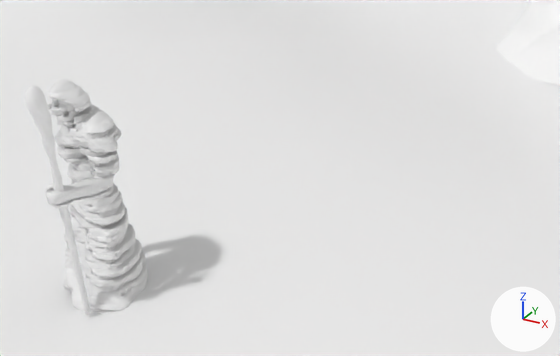
A saved change to the FBX model landing3d/static/3d/land/FooterBG.fbx.
Camera for both pictures: a 50 mm camera at (-0.2246, -1.2181, 0.4222) aimed at (-0.244, -1.1827, 0.4045). The lights are fixed; the arrows at lower right show +X, +Y and +Z. Where no turn or scale is listed for an object, it has been applied to the vertices.

Objects in the first picture: 'Aset_assembly_rock_M_udzofaefa_LOD0', 'human'.
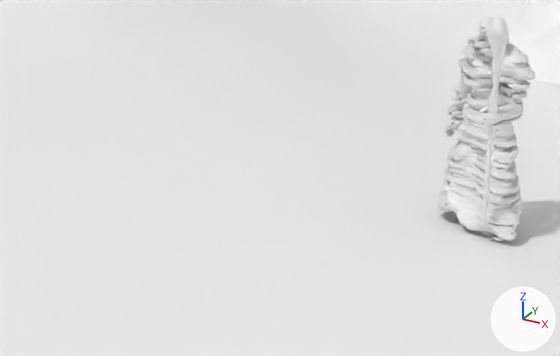
The newer file is also turned or shifted as a whole; pictures and numbers use the older file's frame.

Where the change shows, as pixel boxes [x1, y1, x2, y2] in the pictures (560 x 356 px):
'human', mesh moved: before [25, 79, 148, 315]; after [437, 16, 535, 241]

Patch to the scene script:
```diff
--- a/landing3d/static/3d/land/FooterBG.fbx.py
+++ b/landing3d/static/3d/land/FooterBG.fbx.py
@@ me_mesh @@
 me_mesh.from_pydata(...)  # 5896 vertices, 11497 faces; spans x -0.12902..-0.12302, y -0.5993..-0.59222, z 0.19793..0.21283
 # used by ob_human; location = (-0.12595, -0.59481, 0.19903)
+# me_mesh part 1: the whole mesh is moved by (0.01677, 0.01688, 0.00174)
 me_mesh.materials.append(mat_human)
```
